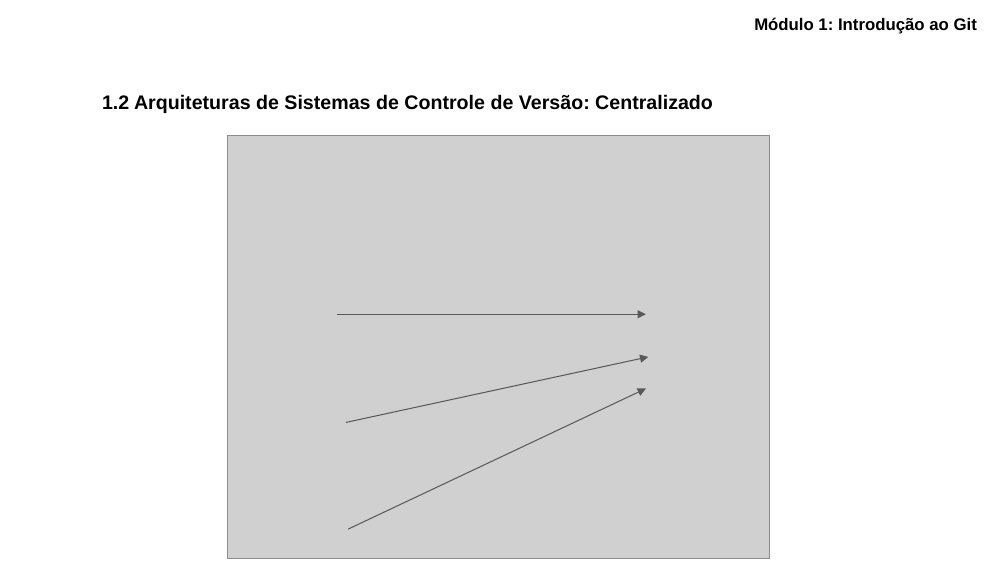
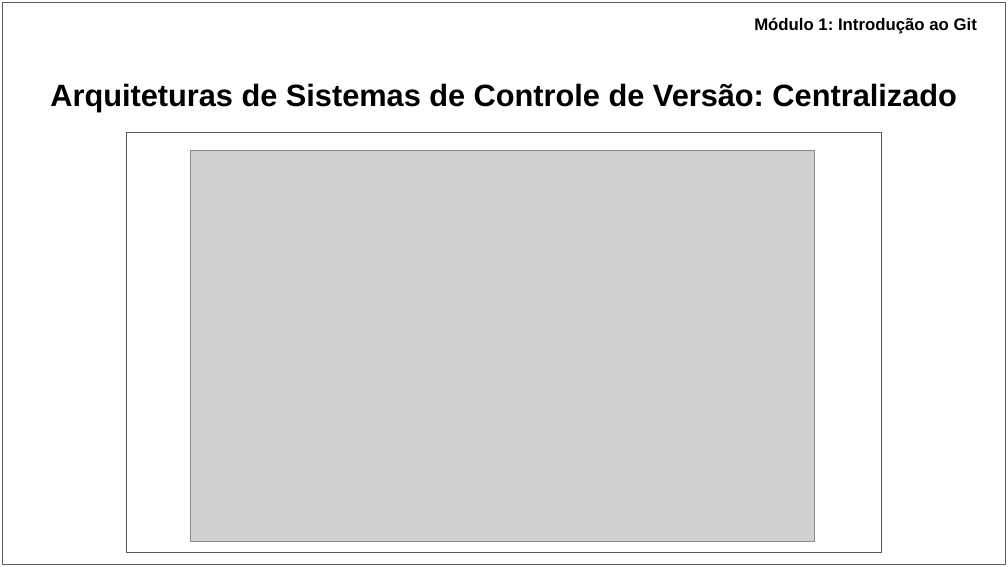
Before and after one commit to ryancunha13/Curso-Git-02, a slide deck: slide 4 of Materiais didáticos/Apresentação - Curso de Git_GitHub.pptx. Drawn at 1008x567 pixels with LibreOffice and Linux fonts; fonts in the diff are those of the drawing; grey boxes stand for pictures. Boxes give left, top, right and bottom in pixels: in the first picture for what was removed or moved away, otherwise in the second. Text is boxed around its words. In the diff, an @@ line names an element or a change of style, - is before the commit and + after.

```diff
--- a/Materiais didáticos/Apresentação - Curso de Git_GitHub.pptx
+++ b/Materiais didáticos/Apresentação - Curso de Git_GitHub.pptx
@@ rectangle added at (2, 2, 1006, 564), fill #FFFFFF, outline #595959 0.75 pt @@
@@ title at (50, 83, 956, 112): text changed; size 14 to 22 pt @@
-1.2 Arquiteturas de Sistemas de Controle de Versão: Centralizado
+Arquiteturas de Sistemas de Controle de Versão: Centralizado
@@ rectangle added at (126, 132, 882, 552), fill #FFFFFF, outline #595959 0.75 pt @@
@@ picture: place and size @@
-picture at (228, 135, 770, 558)
+picture at (191, 150, 814, 542)
@@ arrow removed from (338, 314) to (646, 314) @@
@@ arrow removed from (346, 422) to (648, 357) @@
@@ arrow removed from (348, 529) to (646, 388) @@
```
Also in this commit, not shown: 38 other slides changed, 2 slides added, 3 other files.
